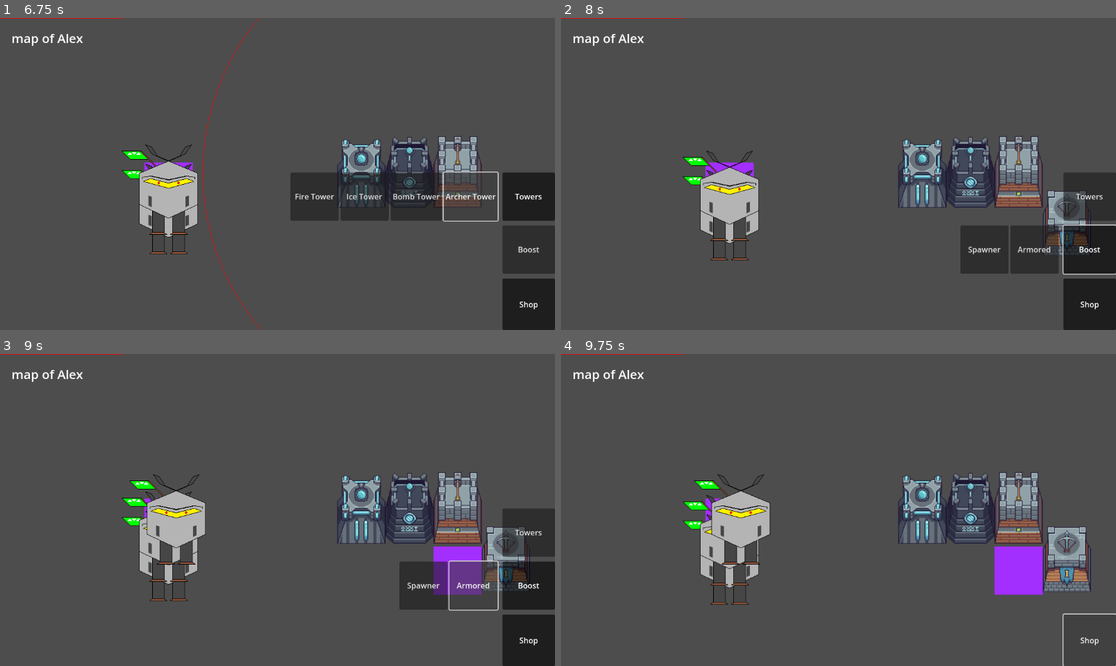
Above: before the commit, frames 1-4 (two rows, left to right).
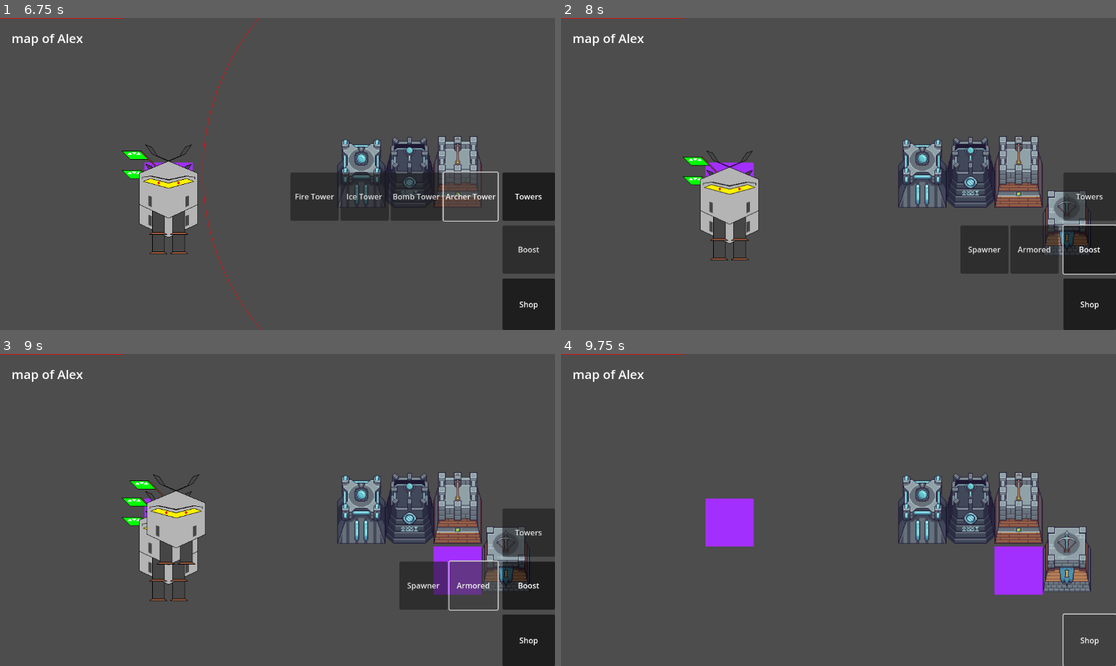
Above: after the commit, the same moments.

Repository: m-conti/melonjam2023
Game: Godot game, scene res://game.tscn
The game is run twice, just before and just after one commit, with the same random seed, the same clock (stepped at 60 frames per second) and the same inputs.
Inputs (mouse positions are in pixels of both pictures, inside the frame that each line leads up to):
- Up to frame 1 (6.75 s): click (255, 155) at 0.52 s; type "Alex" at 0.6 s; click "Host" at 1.25 s; click "START!" at 2 s; click "Shop" at 2.75 s; click "Towers" at 3.5 s; click "Fire Tower" at 4.25 s; click "Ice Tower" at 5 s; click "Bomb Tower" at 5.75 s; click "Archer Tower" at 6.5 s
- Up to frame 2 (8 s): click "Boost" at 7.25 s
- Up to frame 3 (9 s): click "Spawner" at 8 s; click "Armored" at 8.75 s
- Up to frame 4 (9.75 s): click "Shop" at 9.5 s

Frame 1 is identical in both runs. In frame 2, 0.2% of the frame differs, in the area x 22-36%, y 44-72%; in frame 3, less than 0.1%; in frame 4, 2.9%, in the area x 21-38%, y 38-81%.
Error before the commit: Trying to assign value of type 'Node2D' to a variable of type 'Map.gd'. (res://Entities/Spawner.gd:13)

Commit message:
sync mobs and spawners

Diff:
--- a/Enemies/Enemy.gd
+++ b/Enemies/Enemy.gd
@@ -16,6 +16,7 @@
 
 func _enter_tree():
 	set_multiplayer_authority(get_parent().get_multiplayer_authority())
+	if not is_multiplayer_authority(): print("SPAWN ON ENEMY SCREEN")
 
 
 func init(player_number: int, current_case: Vector2i):
--- a/Entities/Spawner.gd
+++ b/Entities/Spawner.gd
@@ -8,12 +8,11 @@
 	set_multiplayer_authority(get_parent().get_multiplayer_authority())
 
 func spawn():
-	if not is_multiplayer_authority(): return
 	var new_enemy: Enemy = enemy.instantiate()
 	var map: Map = get_parent().get_parent()
 	new_enemy.init(NetworkState.get_player_number_by_map(map), map.tilemap.local_to_map(position))
 
-	get_parent().add_child(new_enemy)
+	get_parent().add_child(new_enemy, true)
 	new_enemy.position = position
 
 
--- a/HUD/Buttons/PlaceOnMap.gd
+++ b/HUD/Buttons/PlaceOnMap.gd
@@ -42,7 +42,9 @@
 			ghost.place_on_map(pos)
 
 			ghost.modulate = Color.WHITE
-			ghost.reparent(map)
+			if ghost.get_parent():
+				ghost.get_parent().remove_child(ghost)
+			map.get_node("SyncContainer").add_child(ghost, true)
 			ghost = null
 
 		elif event.button_index == MOUSE_BUTTON_RIGHT:
--- a/Map.gd
+++ b/Map.gd
@@ -49,10 +49,9 @@
 
 	grid[pos.x][pos.y] = object
 
-	if object.get_parent() == null:
-		$SyncContainer.add_child(object)
-	else:
-		object.reparent($SyncContainer)
+	if object.get_parent() != null:
+		object.get_parent().remove_child(object)
+	$SyncContainer.add_child(object, true)
 
 	for child in object.get_children():
 		if child is Area2D:
--- a/map.tscn
+++ b/map.tscn
@@ -17,7 +17,7 @@
 replication_config = SubResource("SceneReplicationConfig_dbbrf")
 
 [node name="MultiplayerSpawner" type="MultiplayerSpawner" parent="."]
-_spawnable_scenes = PackedStringArray("res://Entities/Tower.tscn", "res://Entities/Spawner.tscn", "res://Enemies/Enemy.tscn")
+_spawnable_scenes = PackedStringArray("res://Entities/Tower.tscn", "res://Entities/Spawner.tscn", "res://Enemies/Enemies/Zombie.tscn")
 spawn_path = NodePath("../SyncContainer")
 
 [node name="SyncContainer" type="Node2D" parent="."]
Not shown: 1 places in HUD/HUD.tscn that only renumber resources
